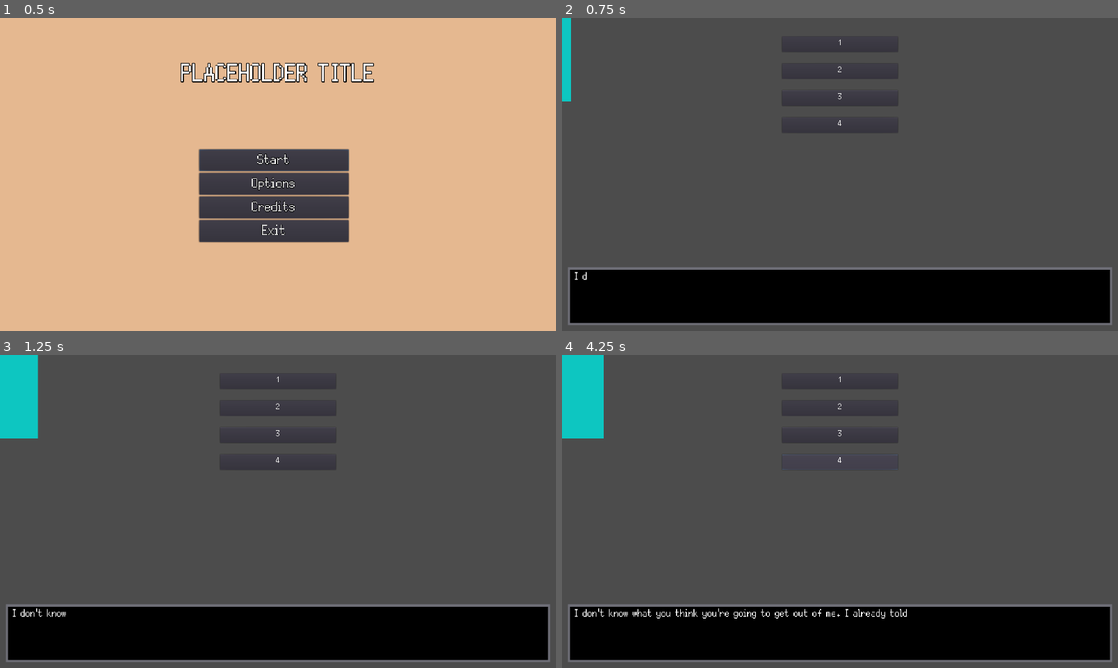
Above: before the commit, frames 1-4 (two rows, left to right).
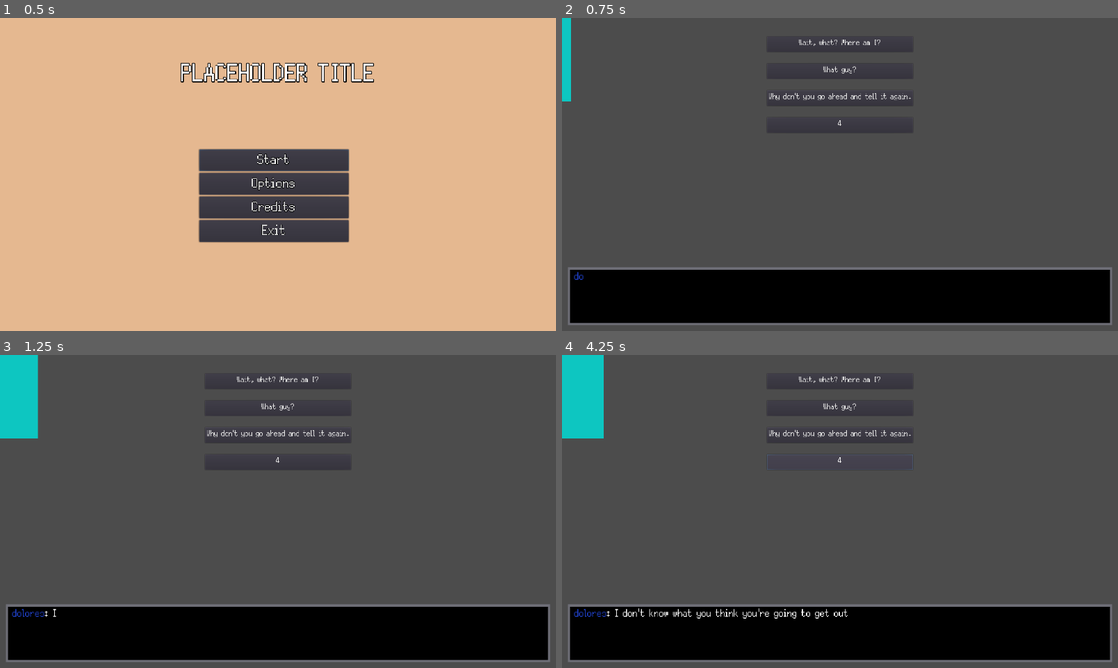
Above: after the commit, the same moments.

Repository: Bmoel/GMTK-2023
Game: Godot game, scene res://Scenes/MainMenu/main_menu.tscn
Two runs of this game, one before a commit and one after it. Both use one fixed random seed, a clock stepped at 60 frames per second and the inputs below.
Inputs:
- Up to frame 1 (0.5 s): no input
- Up to frame 2 (0.75 s): click "Start" at 0.5 s
- Up to frame 3 (1.25 s): no input
- Up to frame 4 (4.25 s): click "1" (after the commit: "Wait, what? Where am I?") at 1.25 s; click "2" (after the commit: "What guy?") at 2 s; click "3" (after the commit: "Why don't you go ahead and te…") at 2.75 s; click "4" at 3.5 s

Frame 1 is identical in both runs. In frame 2, 0.4% of the frame differs, in the area x 2-63%, y 6-84%; in frame 3, 0.5%; in frame 4, 1.1%, in the area x 2-64%, y 6-85%.
Error before the commit: Attempt to call function 'get_children' in base 'null instance' on a null instance. (res://Scenes/Executive/Executive.gd:101)

Commit message:
Finish response implementation

Diff:
--- a/game/Scenes/Character/Character.gd
+++ b/game/Scenes/Character/Character.gd
@@ -2,6 +2,7 @@
 
 
 var _charName
+var _charColor
 var _charID
 var _dialogueTree
 var _responseTree
--- a/game/Scenes/Executive/DecisionButtons.gd
+++ b/game/Scenes/Executive/DecisionButtons.gd
@@ -3,12 +3,30 @@
 signal recenter_buttons(width)
 
 var _buttons:Array = [] #holds all button objects
+var _responseKeys:Array = []
+var _responseStrings:Array = []
 
 func _ready() -> void:
 	#Add all objects to _buttons array
 	for button_obj in get_children():
 		_buttons.append(button_obj)
 	changeButtonTexts(["1","2","3","4"])
+
+func updateButtons() -> void:
+	for i in range(0,4):
+		show_button(i + 1)
+	var numButtons = len(_responseStrings)
+	var newTexts = []
+	for i in range(0, numButtons):
+		var responseString = _responseStrings[i]
+		newTexts.append(responseString)
+	for i in range(numButtons + 1, 5):
+		newTexts.append("")
+		hide_button(i + 1)
+	changeButtonTexts(newTexts)
+
+
+
 
 #Changes all internal texts of buttons
 #NOTE: IF WANT TO KEEP SAME TEXT AS BEFORE, USE ""
@@ -50,16 +68,28 @@
 
 #Button 1 pressed
 func _on_b1_pressed() -> void:
-	pass # Replace with function body.
+	var executive = get_parent().get_parent()
+	if not executive.get_node("textBox")._blockingInput:
+		var responseKey = _responseKeys[0]
+		executive.playResponse(responseKey)
 
 #Button 2 pressed
 func _on_b2_pressed() -> void:
-	pass # Replace with function body.
+	var executive = get_parent().get_parent()
+	if not executive.get_node("textBox")._blockingInput:
+		var responseKey = _responseKeys[1]
+		executive.playResponse(responseKey)
 
 #Button 3 pressed
 func _on_b3_pressed() -> void:
-	pass # Replace with function body.
+	var executive = get_parent().get_parent()
+	if not executive.get_node("textBox")._blockingInput:
+		var responseKey = _responseKeys[2]
+		executive.playResponse(responseKey)
 
 #Button 4 pressed
 func _on_b4_pressed() -> void:
-	pass # Replace with function body.
+	var executive = get_parent().get_parent()
+	if not executive.get_node("textBox")._blockingInput:
+		var responseKey = _responseKeys[3]
+		executive.playResponse(responseKey)
--- a/game/Scenes/Executive/Executive.gd
+++ b/game/Scenes/Executive/Executive.gd
@@ -3,11 +3,12 @@
 var _characters = []
 var _currentCharID:int
 var _pendingDialogueKey:String
+onready var decisionButtons = $ButtonLayer/DecisionButtons
 
 # Called when the node enters the scene tree for the first time.
 func _ready():
 	# warning-ignore:return_value_discarded
-	$ButtonLayer/DecisionButtons.connect("recenter_buttons", self, "_recenter_buttons")
+	decisionButtons.connect("recenter_buttons", self, "_recenter_buttons")
 	initializeCharacters()
 	playGame()
 
@@ -23,6 +24,7 @@
 func initializeCharacters():
 	var dolores = load("res://Scenes/Character/Character.tscn").instance()
 	dolores._charName = "dolores"
+	dolores._charColor = "blue"
 	dolores._charID = 0
 	var trees = getTrees("dolores")
 	dolores._dialogueTree = trees[0]
@@ -90,20 +92,30 @@
 	var dialogueString = dialogueContainer[0]
 	var responseKeys = dialogueContainer[1]
 	var actionKeys = dialogueContainer[2]
-	$textBox.queue_text(dialogueString)
+	$textBox.queue_text_with_name(dialogueString, _characters[_currentCharID]._charName, _characters[_currentCharID]._charColor)
+	decisionButtons._responseKeys = []
+	decisionButtons._responseStrings = []
 	for key in responseKeys:
 		loadResponse(key)
+	decisionButtons.updateButtons()
 	for key in actionKeys:
 		playAction(key)
 
 func loadResponse(responseKey):
+	decisionButtons._responseKeys.append(responseKey)
 	var responseContainer = _characters[_currentCharID]._responseTree[responseKey]
-	for button in $DecisionButtons.get_children():
-		if button._responseContainer == null:
-			button._responseString = responseContainer[0]
-			button._dialogueKey = responseContainer[1]
-			button._actionKeys = responseContainer[2]
-			button.text = button._responseString
+	var responseString = responseContainer[0]
+	decisionButtons._responseStrings.append(responseString)
+
+func playResponse(responseKey):
+	var responseContainer = _characters[_currentCharID]._responseTree[responseKey]
+	var responseString = responseContainer[0]
+	var dialogueKey = responseContainer[1]
+	var actionKeys = responseContainer[2]
+	$textBox.queue_text_with_name(responseString, "ME", "red")
+	for key in actionKeys:
+		playAction(key)
+	playDialogue(dialogueKey)
 
 """
 /*
@@ -130,10 +142,15 @@
 	var responseDict = {}
 	if character == "dolores":
 		dialogueDict["d1a"] = ["I don't know what you think you're going to get out of me. I already told you, I never met the guy.", ["r1a", "r1b", "r1c"], []]
-		responseDict["r1a"] = ["Wait, what? Where I am?", "d2a", []]
-		responseDict["r1a"] = ["What guy?", "d2b", []]
+		responseDict["r1a"] = ["Wait, what? Where am I?", "d2a", []]
+		responseDict["r1b"] = ["What guy?", "d2b", []]
 		responseDict["r1c"] = ["Why don't you go ahead and tell it again.", "d2c", []]
+		dialogueDict["d2a"] = ["Hello? What do you mean? You said you were a detective?", ["r2a", "r2b"], []]
+		dialogueDict["d2b"] = ["The murder victim. I told you I'd never met him before. Why are you interrogating me?", ["r2c", "r2d"], []]
+		dialogueDict["d2c"] = ["Ugh. You could just take notes, you know. But fine. I was ... (TBC)", ["r2e", "r2f"], []]
+		responseDict["r2a"] = ["I'm not a detective. Where the hell am I? Who are you?", "d3a", []]
+		responseDict["r2b"] = ["I mean from your perspective, where am I? What does this place mean to you? Why are you here?", "d3b", []]
 	return [dialogueDict, responseDict]
 
 func _recenter_buttons(width:int):
-	$ButtonLayer/DecisionButtons.rect_position.x = get_viewport_rect().size.x / 2 - (width/2)
+	decisionButtons.rect_position.x = get_viewport_rect().size.x / 2 - (width/2)
--- a/game/Scenes/textBox/textBox.gd
+++ b/game/Scenes/textBox/textBox.gd
@@ -24,6 +24,7 @@
 
 var current_state = State.READY
 var text_queue = []
+var _blockingInput:bool
 
 """
 /*
@@ -35,6 +36,7 @@
 """
 func _ready():
 	hide_textbox()
+	_blockingInput = false
 
 """
 /*
@@ -49,6 +51,7 @@
 		State.READY:
 			#if in ready state and the queue is not empty, display the text
 			if !text_queue.empty():
+				_blockingInput = true
 				display_text()
 				GlobalSignals.emit_signal("textbox_shift",true)
 		State.READING:
@@ -69,6 +72,8 @@
 				GlobalSignals.emit_signal("textbox_shift",false)
 				if text_queue.empty():
 					GlobalSignals.emit_signal("textbox_empty")
+					$Timer.start()
+
 """
 /*
 * @pre None
@@ -213,3 +218,7 @@
 func _on_Tween_tween_completed(_object, _key): #remove underscores if want to use variables
 	end_symbol.text = "> "
 	change_state(State.FINISHED)
+
+
+func _on_Timer_timeout():
+	_blockingInput = false
--- a/game/Scenes/textBox/textBox.tscn
+++ b/game/Scenes/textBox/textBox.tscn
@@ -87,3 +87,9 @@
 text = "> "
 
 [node name="Tween" type="Tween" parent="."]
+
+[node name="Timer" type="Timer" parent="."]
+wait_time = 0.3
+one_shot = true
+
+[connection signal="timeout" from="Timer" to="." method="_on_Timer_timeout"]
